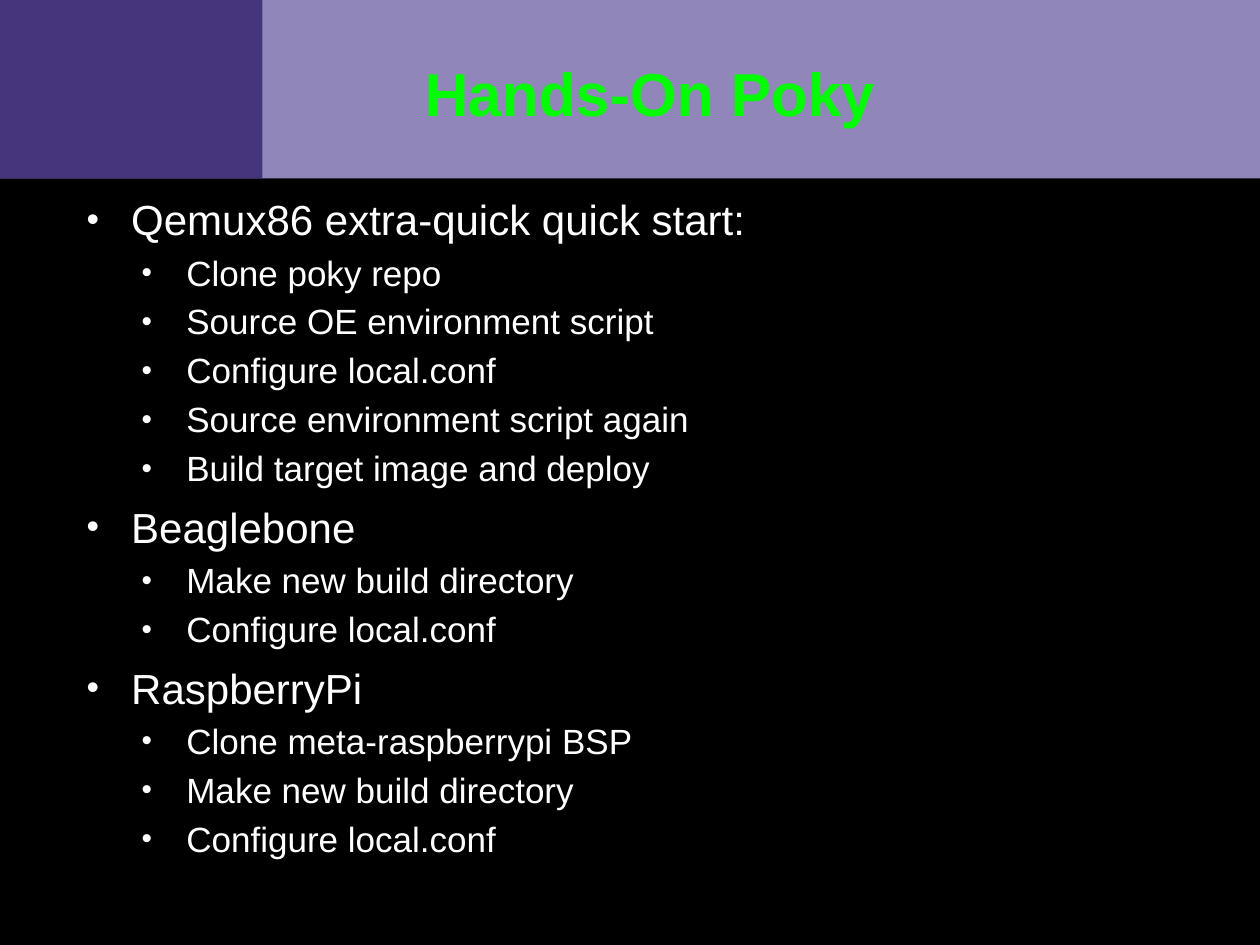
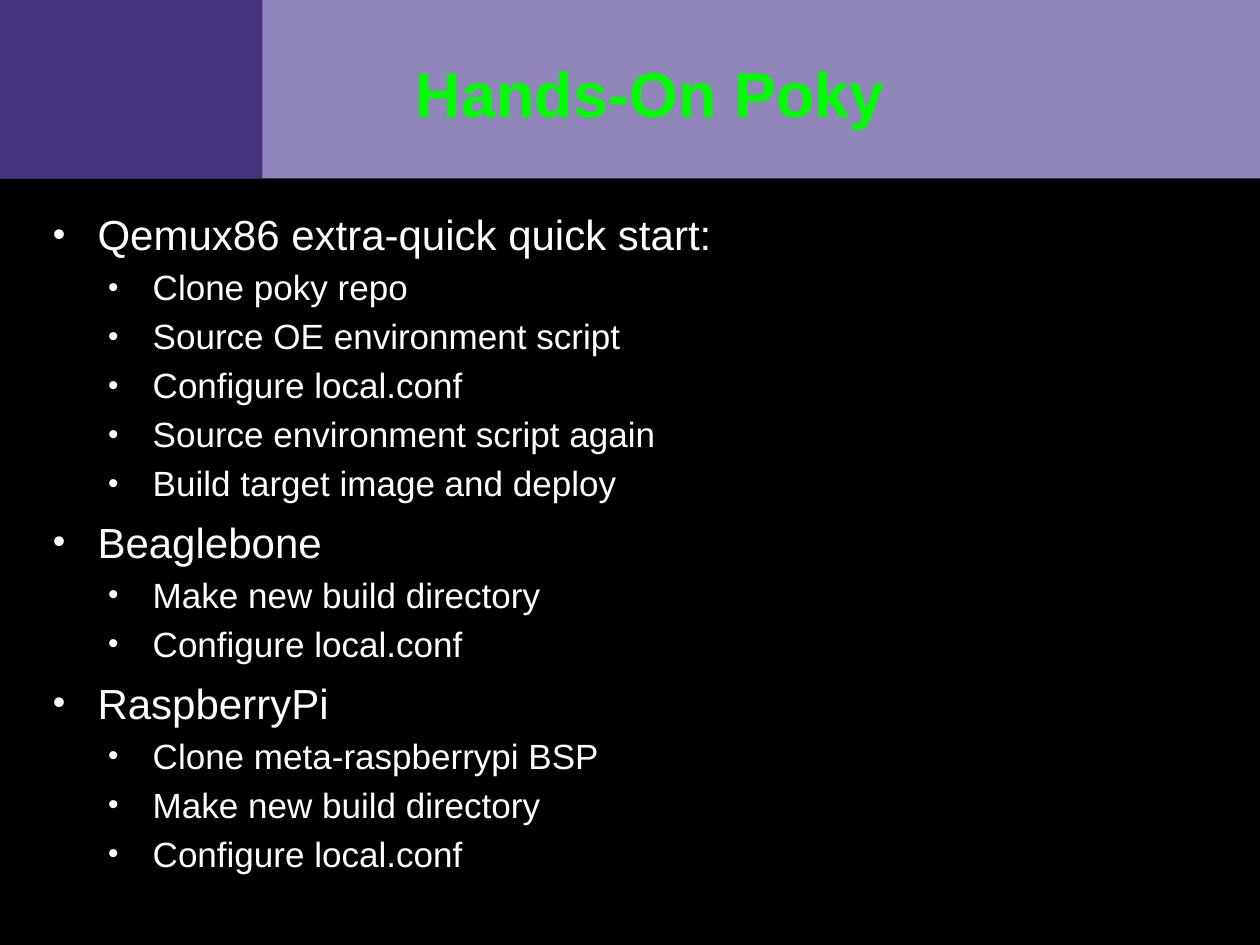
Before and after one commit to VCTLabs/scale13x-presentations, a slide deck: slide 8 of yocto_scale_handout.odp. Drawn at 1260x945 pixels with LibreOffice and Linux fonts; fonts in the diff are those of the drawing; background and template pictures are left out. Boxes give left, top, right and bottom in pixels: in the first picture for what was removed or moved away, otherwise in the second. Text is boxed around its words. In the diff, an @@ line names an element or a change of style, - is before the commit and + after.

```diff
--- a/yocto_scale_handout.odp
+++ b/yocto_scale_handout.odp
@@ title "Hands-On Poky" at (416, 71, 884, 128): size 34.6 to 36 pt @@
@@ text "Qemux86 extra-quick quick start:": place and size @@
-text "Qemux86 extra-quick quick start:" at (131, 204, 745, 859)
+text "Qemux86 extra-quick quick start:" at (98, 219, 711, 874)
```
Also in this commit, not shown: 10 other slides changed.
